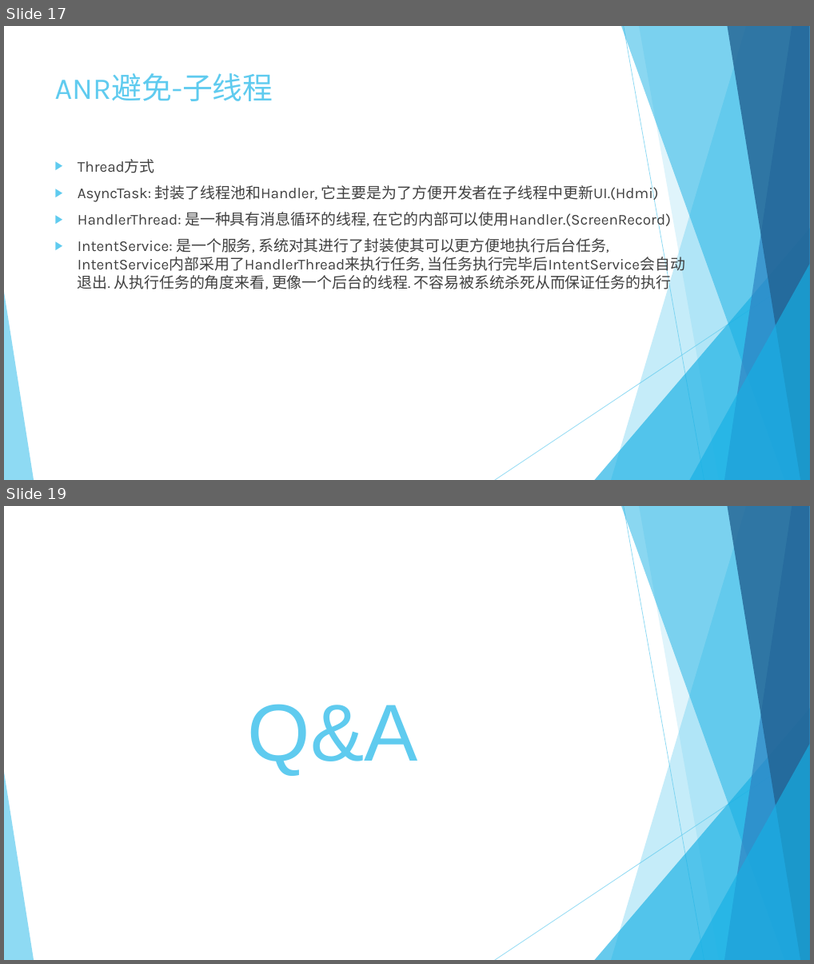
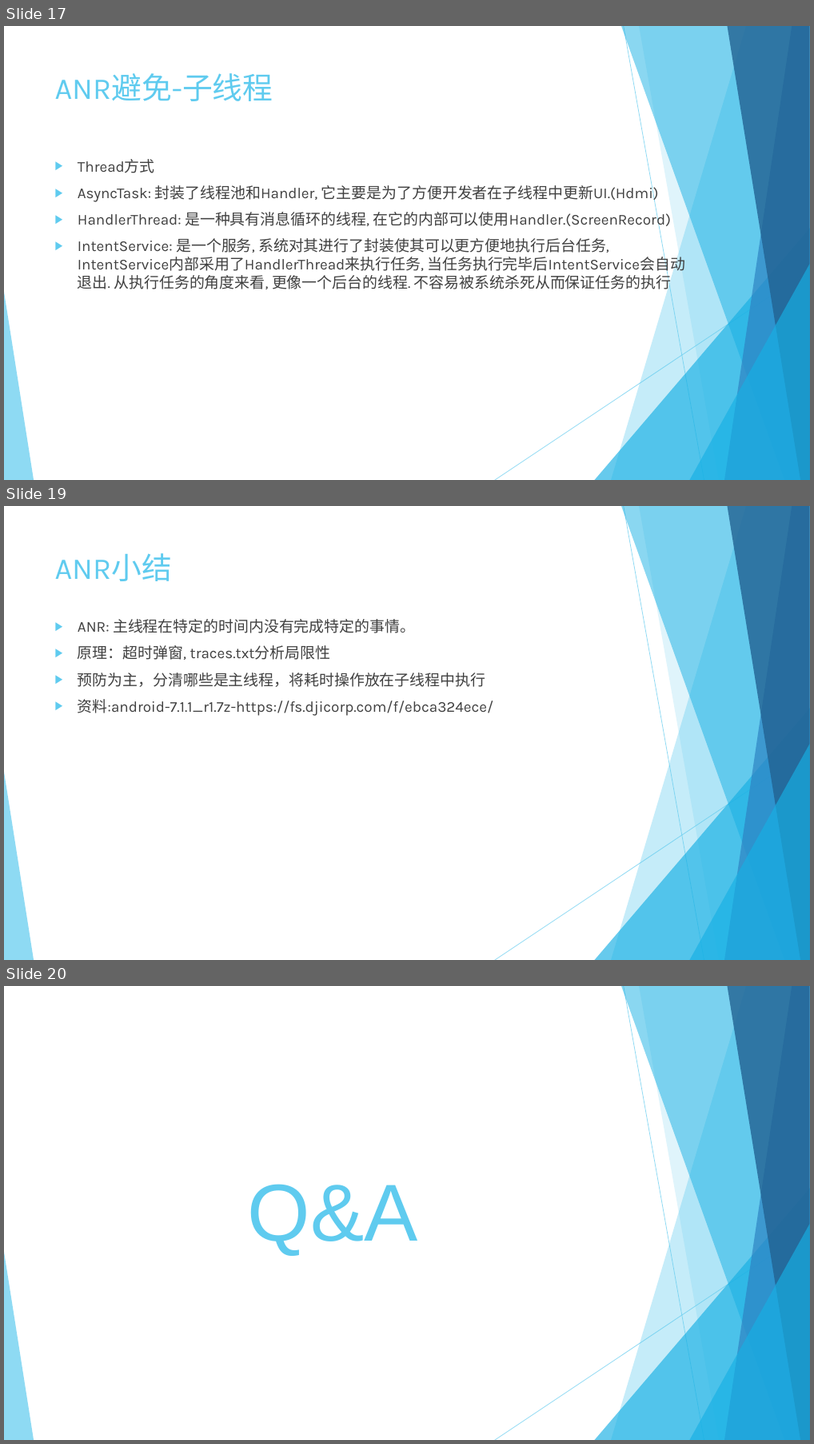
Before and after one commit to keyguansz/asys, a slide deck: debug/ANR原理简介.pptx. Shown one above the other, each under a label of ours: slides 17 and 19 before the commit, slides 17, 19 and 20 after it; the slides between them are not shown. The pictures are 814x964 and 814x1444 pixels, drawn with LibreOffice and Linux fonts; fonts in the diff are those of the drawing. Boxes give left, top, right and bottom in pixels: in the first picture for what was removed or moved away, otherwise in the second. Text is boxed around its words. In the diff, an @@ line names an element or a change of style, - is before the commit and + after.

```diff
--- a/debug/ANR原理简介.pptx
+++ b/debug/ANR原理简介.pptx
@@ slide 19 added at (4, 506, 810, 960), background #FFFFFF; not listed: 10 template elements that a slide beside it also shows @@
@@ title added at (55, 553, 172, 581), 36 pt, text #5FCBEF @@
+ANR小结
@@ text added at (78, 619, 494, 716), 18 pt, text #404040 @@
+▶ ANR: 主线程在特定的时间内没有完成特定的事情。
+▶ 原理：超时弹窗, traces.txt分析局限性
+▶ 预防为主，分清哪些是主线程，将耗时操作放在子线程中执行
+▶ 资料:android-7.1.1_r1.7z-https://fs.djicorp.com/f/ebca324ece/
@@ what was slide 19 is now slide 20 @@
```
Also in this commit, not shown: 1 slide changed, 4 other files.
